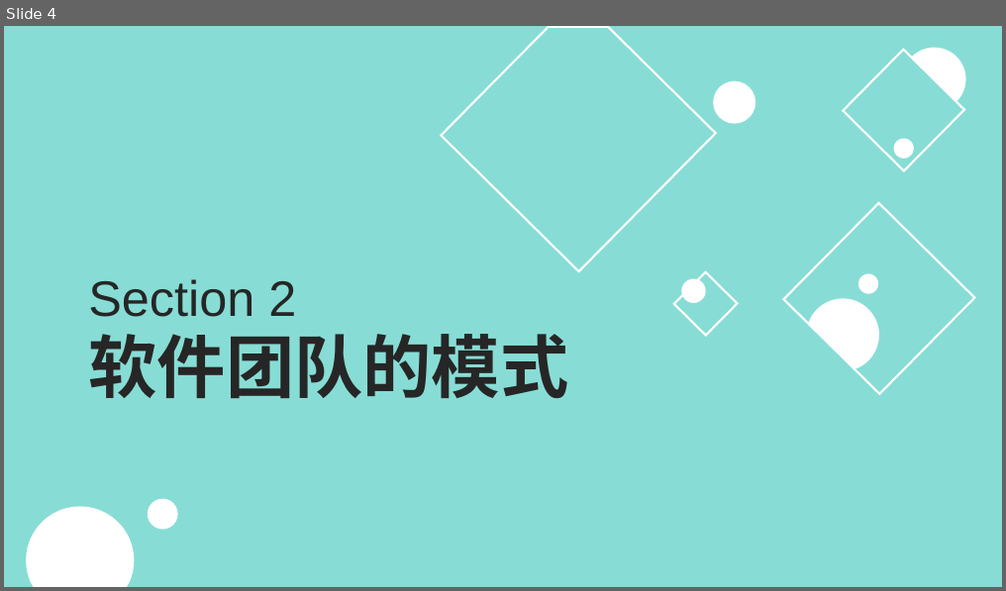
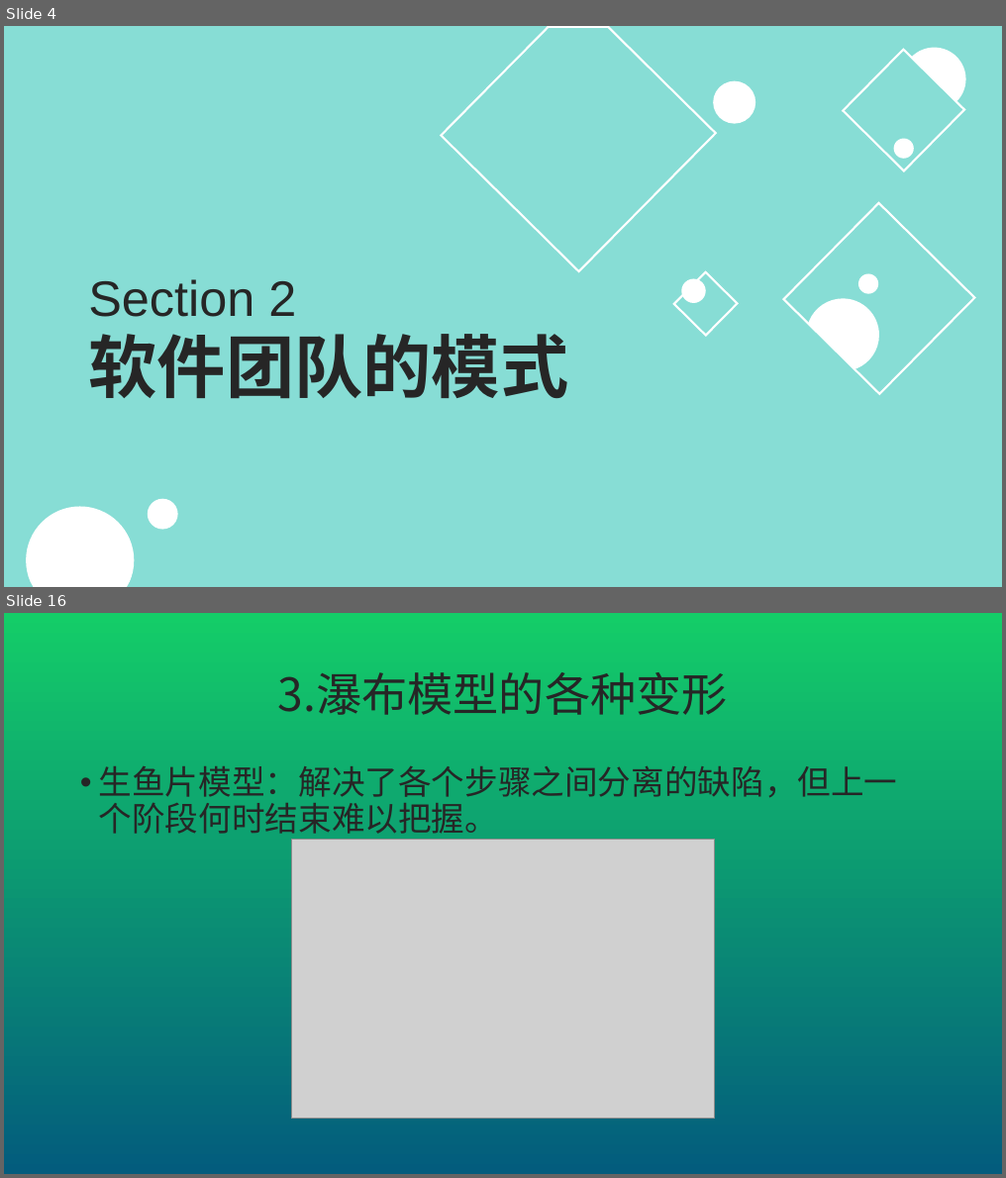
Before and after one commit to JFBabyHorse/learngit-and-BWESE, a slide deck: chapter5 团队和流程.pptx. Shown one above the other, each under a label of ours: slide 4 before the commit, slides 4 and 16 after it; the slides between them are not shown. The pictures are 1006x591 and 1006x1178 pixels, drawn with LibreOffice and Linux fonts; fonts in the diff are those of the drawing; grey boxes stand for pictures. Boxes give left, top, right and bottom in pixels: in the first picture for what was removed or moved away, otherwise in the second. Text is boxed around its words. In the diff, an @@ line names an element or a change of style, - is before the commit and + after.

```diff
--- a/chapter5 团队和流程.pptx
+++ b/chapter5 团队和流程.pptx
@@ slide 16 added at [4, 613, 1002, 1174], background gradient #14CD68 to #035C7D @@
@@ title added at [278, 672, 728, 715], 44 pt, text #262626 @@
+3.瀑布模型的各种变形
@@ text added at [99, 766, 898, 840], 32 pt, text #262626 @@
+• 生鱼片模型：解决了各个步骤之间分离的缺陷，但上一个阶段何时结束难以把握。
@@ picture added at [291, 839, 715, 1119] @@
```
Also in this commit, not shown: 4 slides changed, 19 other slides added, 1 slide removed, 3 other files.
